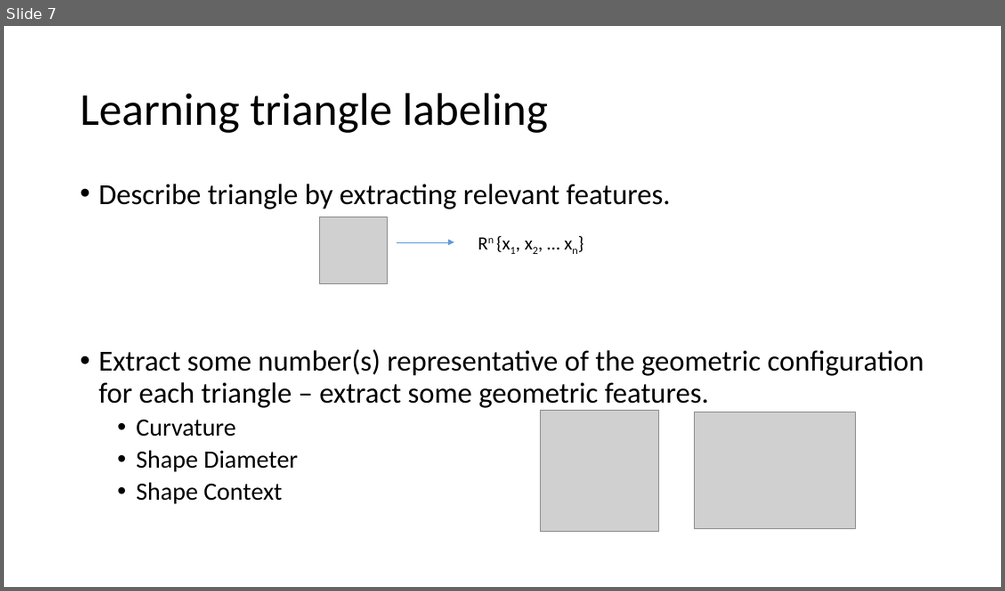
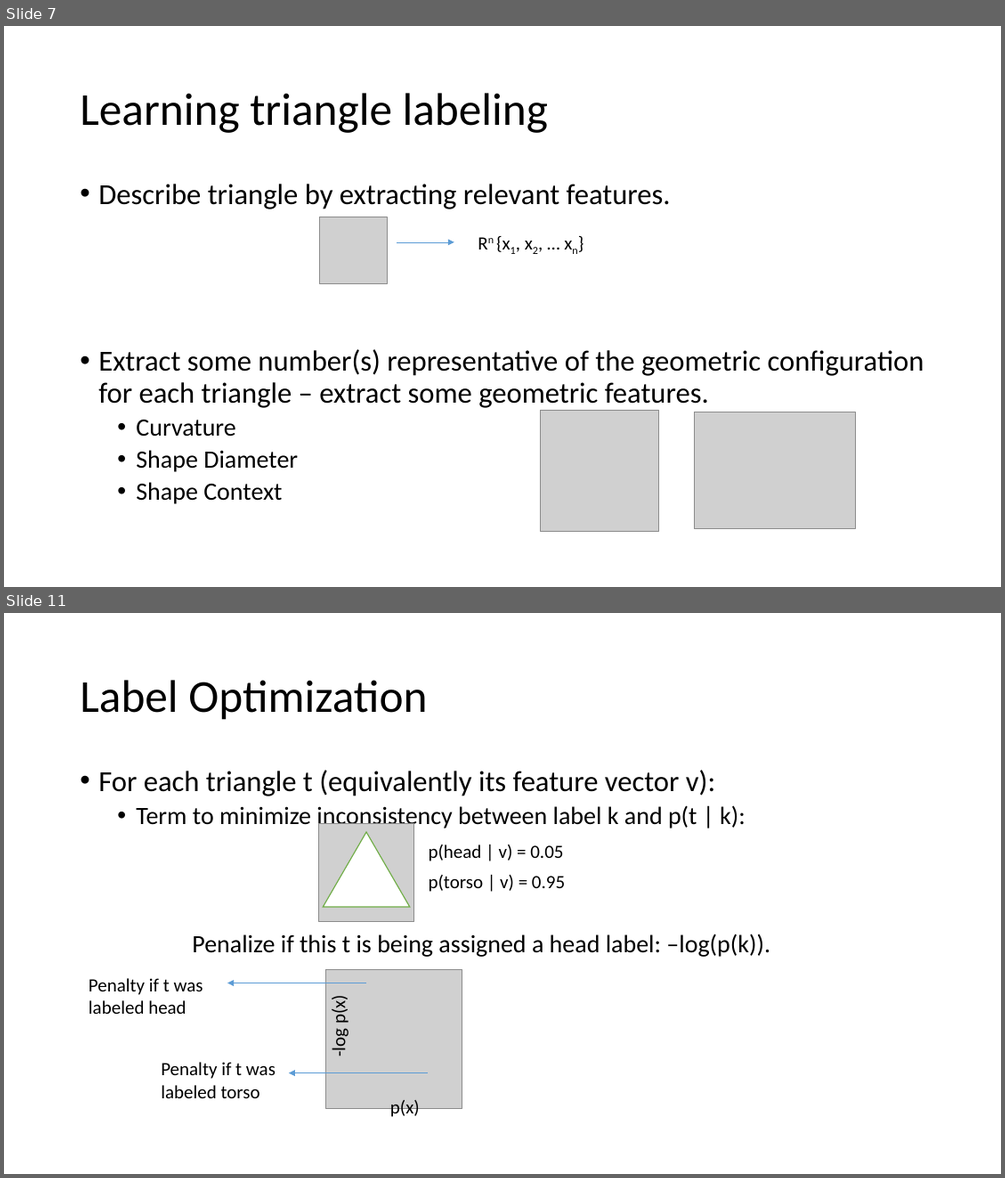
Before and after one commit to indivisibleatom/lectureNotes, a slide deck: sources/Guo_Mesh_Labeling.pptx. Shown one above the other, each under a label of ours: slide 7 before the commit, slides 7 and 11 after it; the slides between them are not shown. The pictures are 1005x591 and 1005x1178 pixels, drawn with LibreOffice and Linux fonts; fonts in the diff are those of the drawing; grey boxes stand for pictures. Boxes give left, top, right and bottom in pixels: in the first picture for what was removed or moved away, otherwise in the second. Text is boxed around its words. In the diff, an @@ line names an element or a change of style, - is before the commit and + after.

Commit message:
Updating presentation on Mesh Labeling:

```diff
--- a/sources/Guo_Mesh_Labeling.pptx
+++ b/sources/Guo_Mesh_Labeling.pptx
@@ slide 11 added at bbox=[4, 613, 1001, 1174], background #FFFFFF @@
@@ title added at bbox=[80, 680, 427, 720], 44 pt, text #000000 @@
+Label Optimization
@@ text added at bbox=[98, 770, 770, 957], 24 pt, text #000000 @@
+• For each triangle t (equivalently its feature vector v):
+  • Term to minimize inconsistency between label k and p(t | k):
+  Penalize if this t is being assigned a head label: –log(p(k)).
@@ picture added at bbox=[319, 823, 414, 922] @@
@@ triangle added at bbox=[324, 832, 410, 907], fill #FFFFFF, outline #70AD47 1 pt @@
@@ text added at bbox=[429, 844, 563, 861], 18 pt, text #000000 @@
+p(head | v) = 0.05
@@ text added at bbox=[429, 875, 565, 892], 18 pt, text #000000 @@
+p(torso | v) = 0.95
@@ text added at bbox=[89, 978, 203, 1013], 18 pt, text #000000 @@
+Penalty if t was labeled head
@@ arrow added from (367, 983) to (227, 983), #5B9BD5 0.5 pt @@
@@ picture added at bbox=[326, 970, 462, 1108] @@
@@ text added at bbox=[327, 997, 350, 1056], 18 pt, text #000000 @@
+-log p(x)
@@ text added at bbox=[161, 1062, 275, 1098], 18 pt, text #000000 @@
+Penalty if t was labeled torso
@@ arrow added from (428, 1073) to (289, 1073), #5B9BD5 0.5 pt @@
@@ text added at bbox=[390, 1100, 420, 1119], 18 pt, text #000000 @@
+p(x)
```
Also in this commit, not shown: 4 slides changed, 12 other slides added, 1 slide removed.
